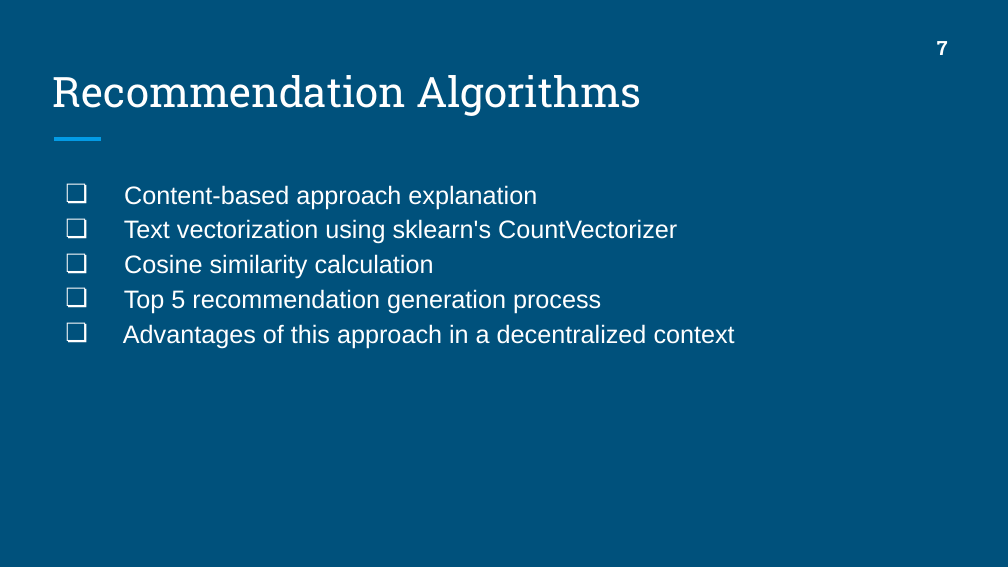
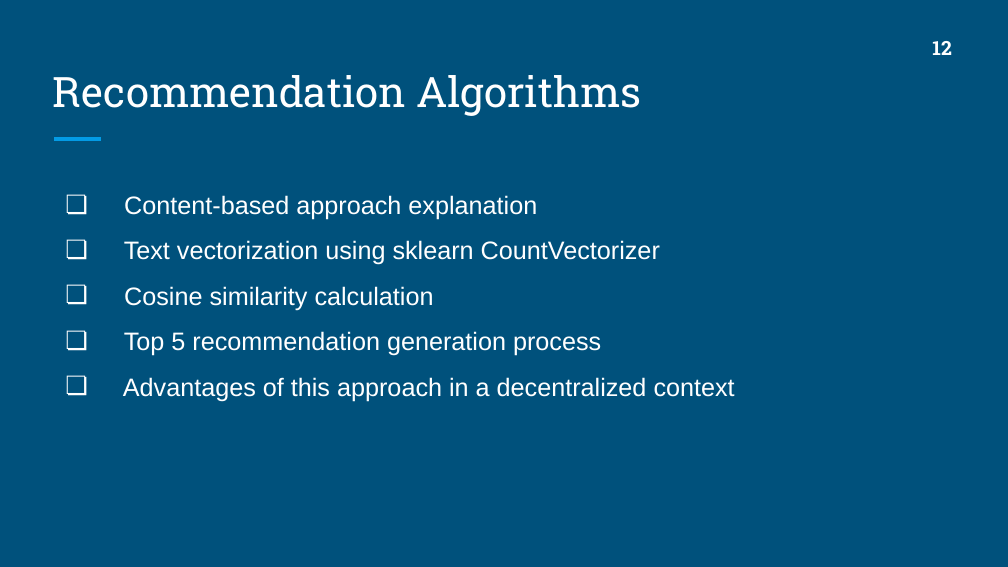
Before and after one commit to sakibrokoni/CSE707, a slide deck: slide 13 of Task 4b/CSE707_Task 4b_Group6.pptx (slide 8 before the commit). Drawn at 1008x567 pixels with LibreOffice and Linux fonts; fonts in the diff are those of the drawing. Boxes give left, top, right and bottom in pixels: in the first picture for what was removed or moved away, otherwise in the second. Text is boxed around its words. In the diff, an @@ line names an element or a change of style, - is before the commit and + after.

```diff
--- a/Task 4b/CSE707_Task 4b_Group6.pptx
+++ b/Task 4b/CSE707_Task 4b_Group6.pptx
@@ text at (x1=932, y1=41, x2=951, y2=55): text changed @@
-7
+12
@@ text at (x1=123, y1=195, x2=735, y2=401): line spacing 1.15 to 1.5 @@
@@ text at (x1=124, y1=240, x2=660, y2=265): text changed @@
-❏ Text vectorization using sklearn's CountVectorizer
+❏ Text vectorization using sklearn CountVectorizer
```
Also in this commit, not shown: 15 other slides changed, 3 slides added, 1 other file.
